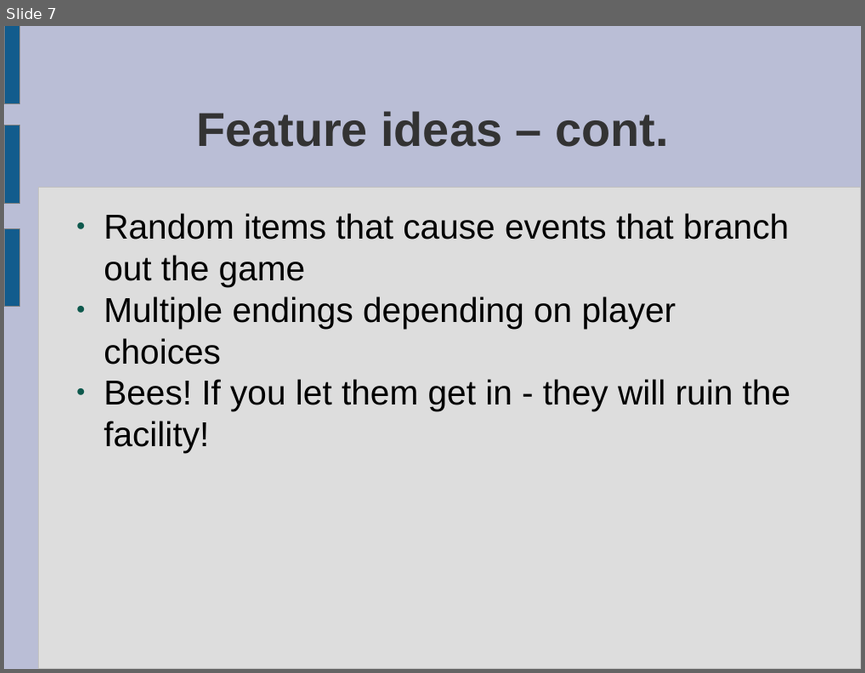
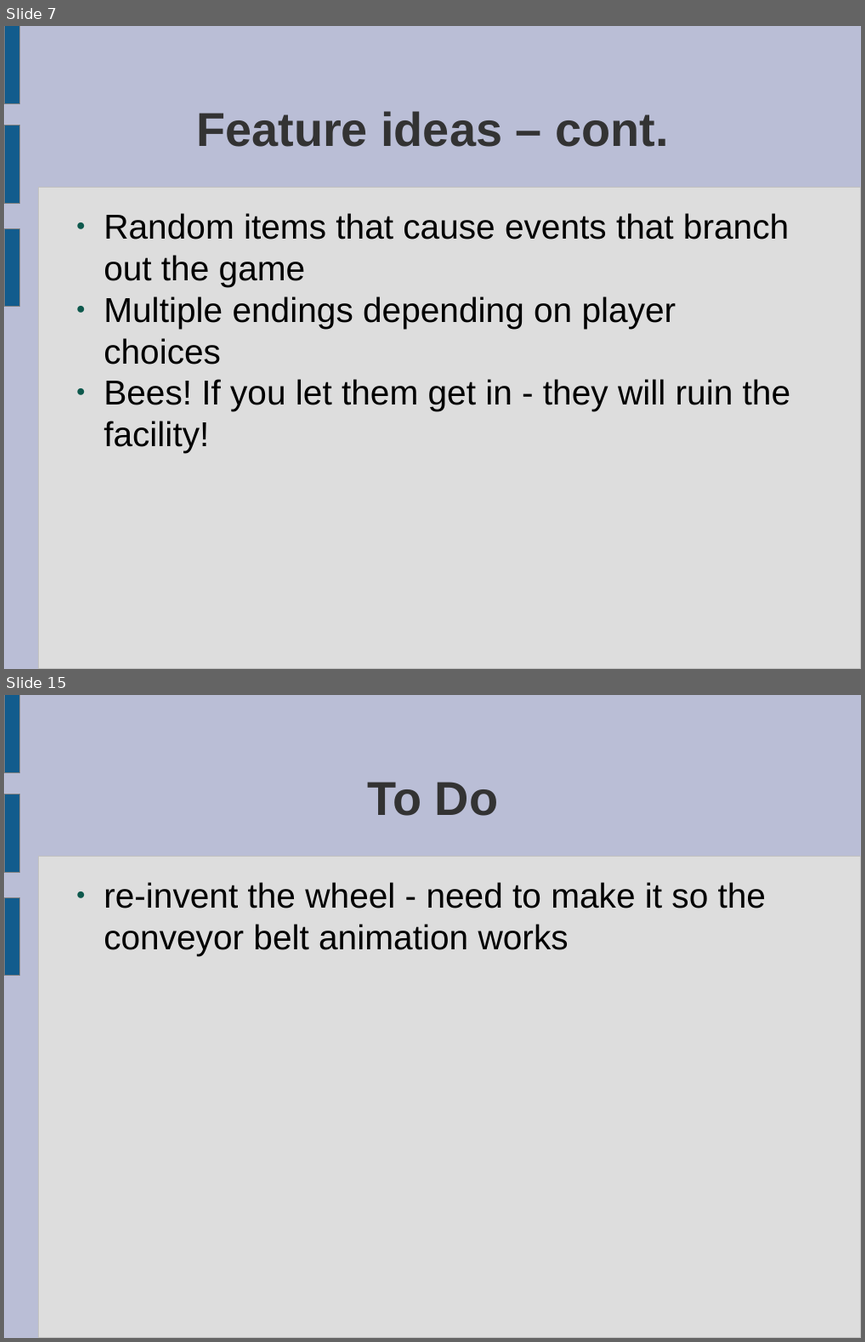
Before and after one commit to ktosox/JingleGameJam2024, a slide deck: GDD.odp. Shown one above the other, each under a label of ours: slide 7 before the commit, slides 7 and 15 after it; the slides between them are not shown. The pictures are 865x673 and 865x1342 pixels, drawn with LibreOffice and Linux fonts; fonts in the diff are those of the drawing. Boxes give left, top, right and bottom in pixels: in the first picture for what was removed or moved away, otherwise in the second. Text is boxed around its words. In the diff, an @@ line names an element or a change of style, - is before the commit and + after.

```diff
--- a/GDD.odp
+++ b/GDD.odp
@@ slide 15 added at box(4, 695, 861, 1338), background #BABED6; not listed: 4 template elements that a slide beside it also shows @@
@@ title added at box(367, 782, 498, 816), 44 pt, text #333333, bold @@
+To Do
@@ text added at box(103, 882, 766, 956), 32 pt, text #000000 @@
+● re-invent the wheel - need to make it so the conveyor belt animation works
```
Also in this commit, not shown: 12 slides changed, 1 other slide added, 11 other files.
